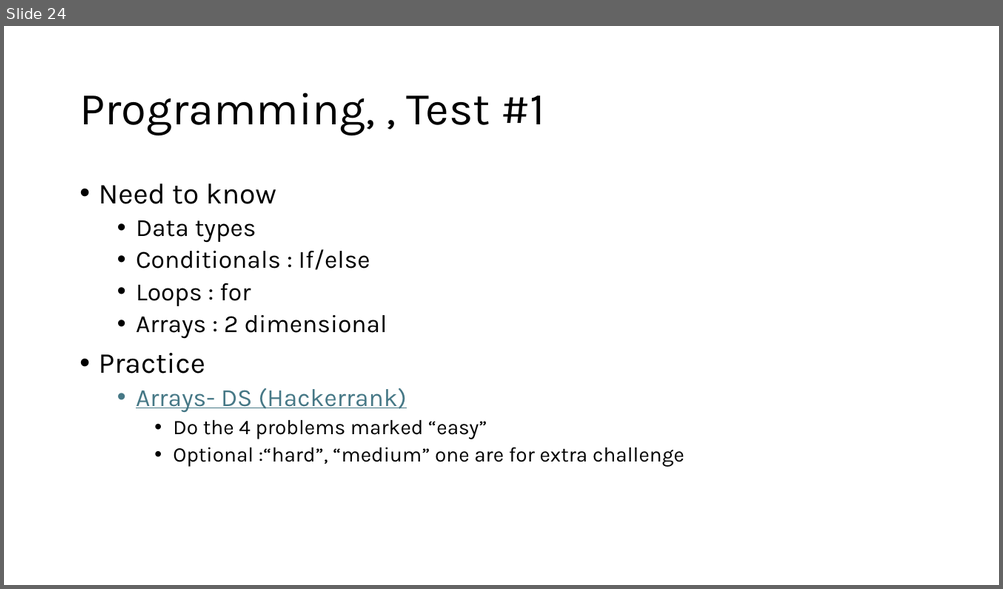
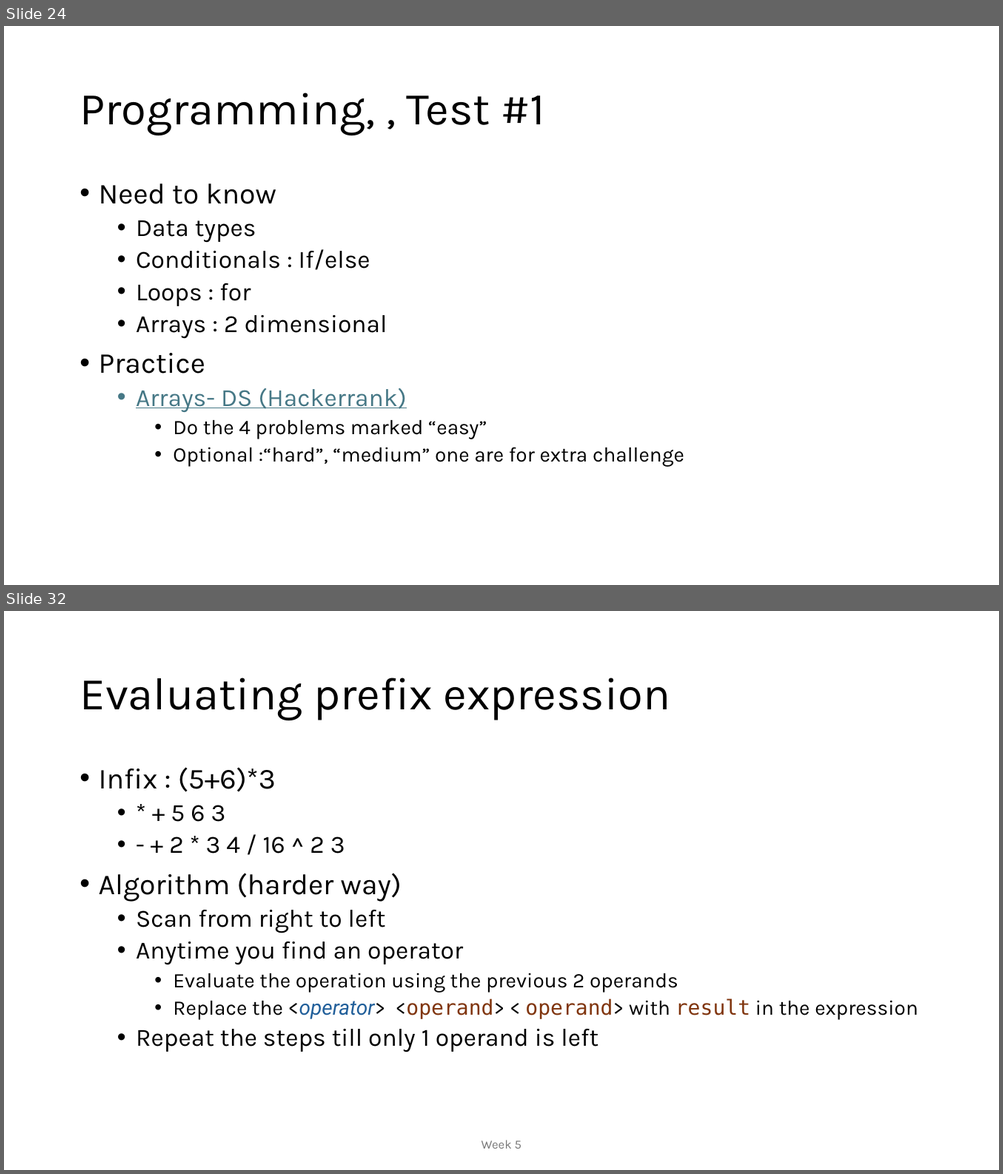
Before and after one commit to MoklaEducation/ems_winter_2025_acsl101, a slide deck: all/ExploringCSConceptsViaACSLCompetitions_all.pptx. Shown one above the other, each under a label of ours: slide 24 before the commit, slides 24 and 32 after it; the slides between them are not shown. The pictures are 1003x589 and 1003x1174 pixels, drawn with LibreOffice and Linux fonts; fonts in the diff are those of the drawing. Boxes give left, top, right and bottom in pixels: in the first picture for what was removed or moved away, otherwise in the second. Text is boxed around its words. In the diff, an @@ line names an element or a change of style, - is before the commit and + after.

```diff
--- a/all/ExploringCSConceptsViaACSLCompetitions_all.pptx
+++ b/all/ExploringCSConceptsViaACSLCompetitions_all.pptx
@@ slide 32 added at [4, 611, 999, 1170], background #FFFFFF @@
@@ title added at [79, 678, 671, 721], 44 pt, text #000000 @@
+Evaluating prefix expression
@@ text added at [99, 767, 918, 1053], 20 pt, text #000000 @@
+• Infix : (5+6)*3
+  • * + 5 6 3
+  • - + 2 * 3 4 / 16 ^ 2 3
+• Algorithm (harder way)
+  • Scan from right to left
+  • Anytime you find an operator
+    • Evaluate the operation using the previous 2 operands
+    • Replace the <operator> <operand> < operand> with result in the expression
+  • Repeat the steps till only 1 operand is left
@@ text added at [481, 1140, 521, 1149], 12 pt, text #797979 @@
+Week 5
```
Also in this commit, not shown: 12 other slides added, 1 other file.
